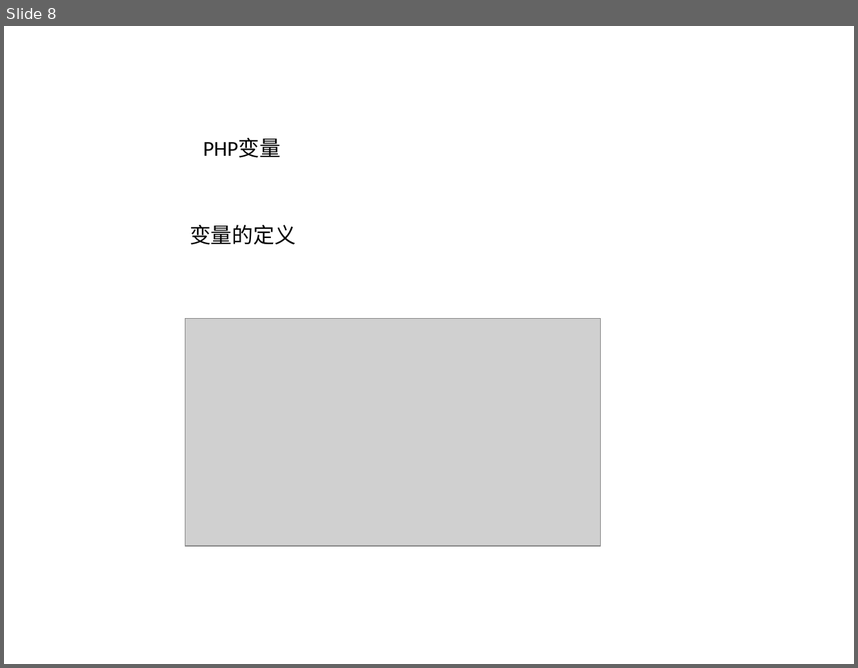
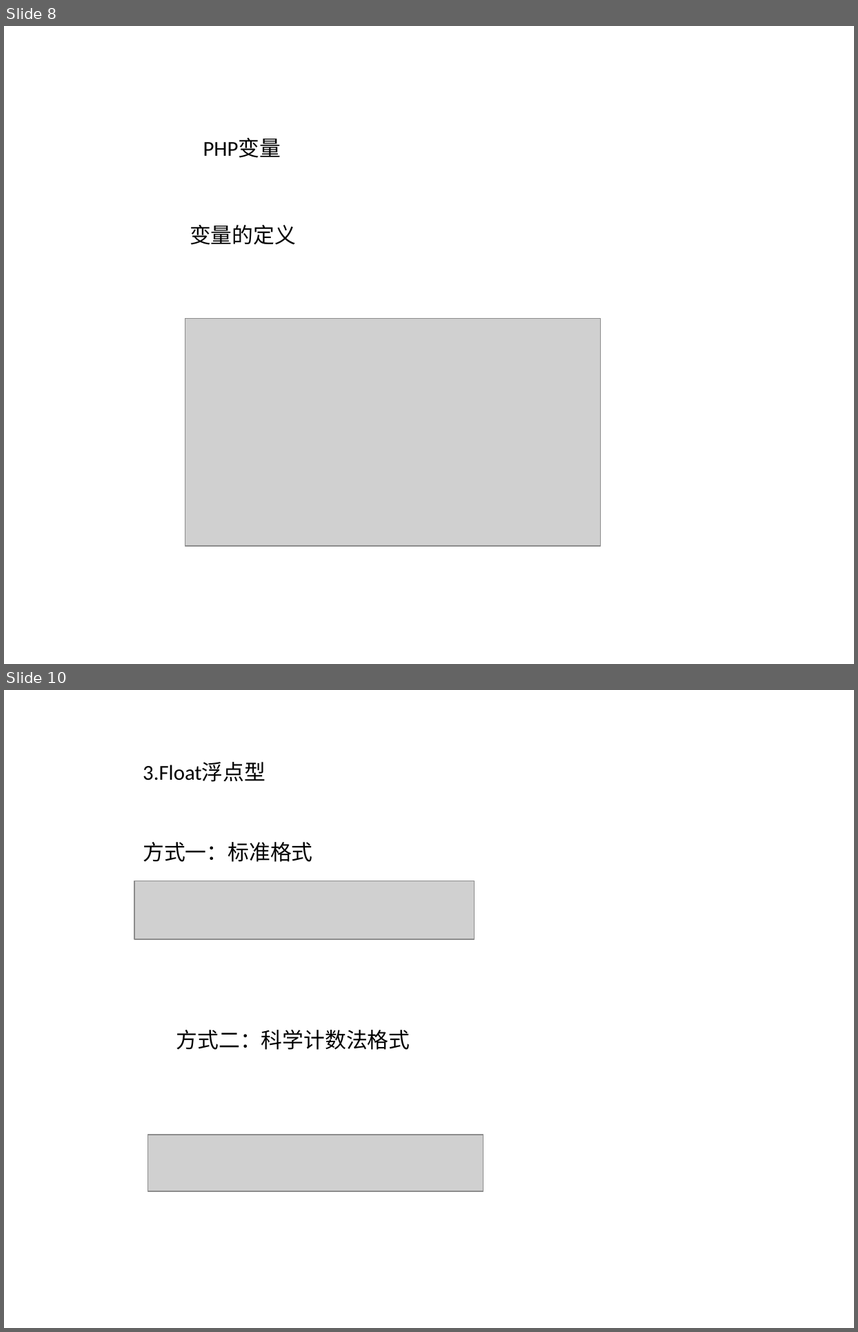
Before and after one commit to nubeier/competition, a slide deck: PHP.pptx. Shown one above the other, each under a label of ours: slide 8 before the commit, slides 8 and 10 after it; the slides between them are not shown. The pictures are 858x668 and 858x1332 pixels, drawn with LibreOffice and Linux fonts; fonts in the diff are those of the drawing; grey boxes stand for pictures; background and template pictures are left out. Boxes give left, top, right and bottom in pixels: in the first picture for what was removed or moved away, otherwise in the second. Text is boxed around its words. In the diff, an @@ line names an element or a change of style, - is before the commit and + after.

```diff
--- a/PHP.pptx
+++ b/PHP.pptx
@@ slide 10 added at (x1=4, y1=690, x2=854, y2=1328), background picture (left out) @@
@@ text added at (x1=143, y1=762, x2=266, y2=782), 18 pt, text #000000 @@
+3.Float浮点型
@@ text added at (x1=143, y1=842, x2=312, y2=862), 18 pt, text #000000 @@
+方式一：标准格式
@@ picture added at (x1=135, y1=880, x2=475, y2=939) @@
@@ text added at (x1=176, y1=1029, x2=410, y2=1049), 18 pt, text #000000 @@
+方式二：科学计数法格式
@@ picture added at (x1=148, y1=1134, x2=484, y2=1192) @@
```
Also in this commit, not shown: 2 other slides added.
